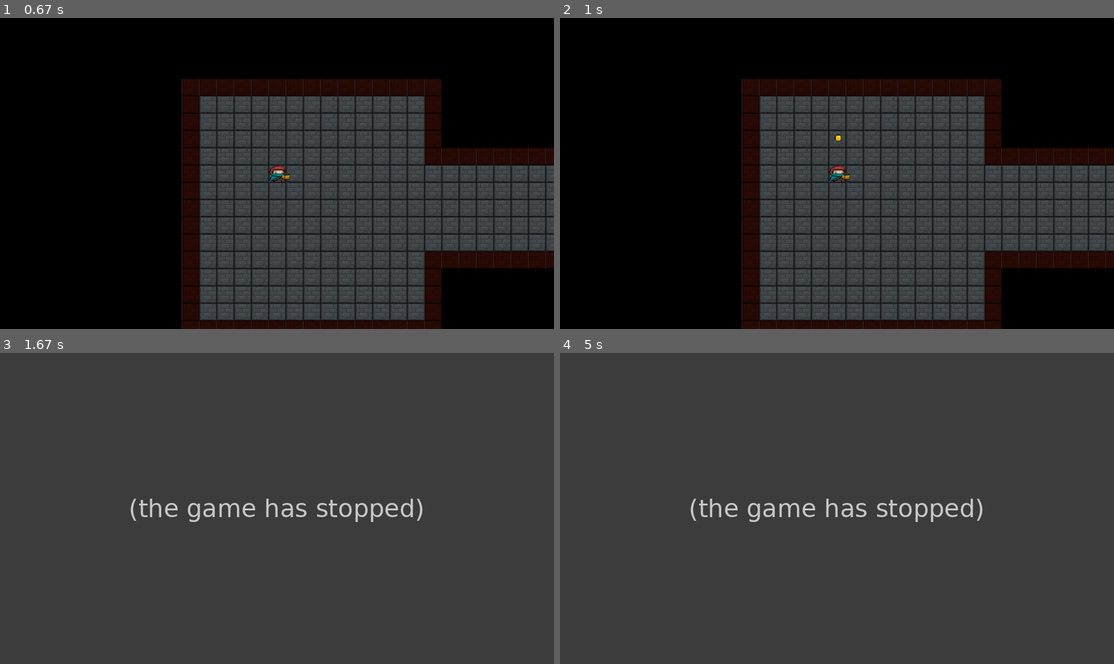
Above: before the commit, frames 1-4 (two rows, left to right).
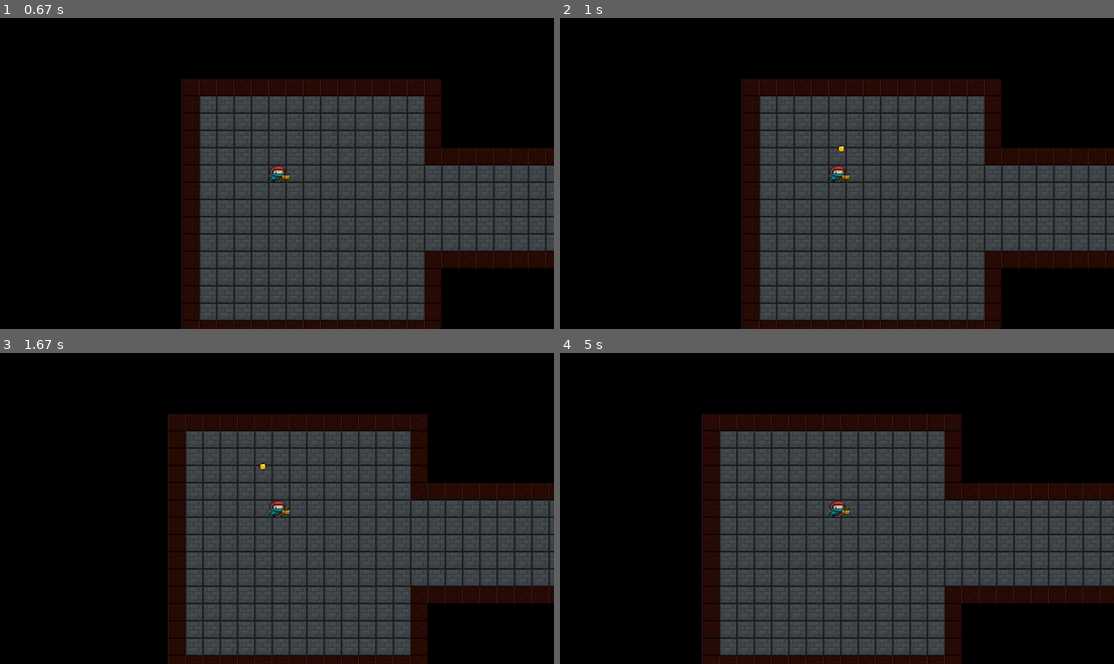
Above: after the commit, the same moments.

Repository: AmirHai/PyGameProject
Game: pygame game, started from classes/main.py
Same seed, same stepped clock (60 frames per second), same inputs: the game is played once before the commit and once after it.
Inputs (mouse positions are in pixels of both pictures, inside the frame that each line leads up to):
- Up to frame 1 (0.67 s): press the mouse at (260, 83) at 0.37 s; move the mouse to (182, 164) at 0.47 s; release the mouse at (105, 245) at 0.6 s
- Up to frame 2 (1 s): press the mouse at (820, 83) at 0.7 s; move the mouse to (931, 182) at 0.8 s; release the mouse at (1041, 282) at 0.93 s
- Up to frame 3 (1.67 s): hold Esc 1-1.47 s; hold D 1-1.47 s; move the mouse to (343, 536) at 1.03 s; press the mouse at (260, 399) at 1.53 s; move the mouse to (221, 511) at 1.63 s
- Up to frame 4 (5 s): release the mouse at (742, 626) at 1.77 s; hold R 1.83-2.3 s; hold D 1.83-2.3 s; move the mouse to (1047, 589) at 1.87 s; hold D 2.33-2.8 s; hold W 2.83-3.13 s; hold D 3.17-3.63 s; hold A 3.67-4.2 s; hold S 4.23-4.53 s; hold A 4.57-4.97 s

Frame 1 is identical in both runs. In frame 2, less than 0.1% of the frame differs, in the area x 49-52%, y 37-44%; in frame 3, 69%, in the area x 0-100%, y 0-100%; in frame 4, 68%.
Error before the commit: NameError: name 'menu_init' is not defined (GameProcess.py line 44); the game stopped at 1 s (later frames are placeholders)

Commit message:
Добавил перезарядку оружия

Diff:
--- a/classes/GameProcess.py
+++ b/classes/GameProcess.py
@@ -4,6 +4,8 @@
 from GameMap import *
 from Bullet import Bullet
 from Monster import *
+from menu import menu_init
+from random import randrange
 
 
 def gameInit(level):
@@ -16,6 +18,7 @@
     weapons = ['pistol', None]
     weapons_sprites = pygame.sprite.Group()
     weapon = Weapon(weapons_sprites, weapons[0])
+    running_time = 0
 
     running = True
     new_level = False
@@ -38,10 +41,24 @@
                 for i, key in enumerate(buttons):
                     if event.key == key:
                         allkeys[i] = False
-            if event.type == pygame.MOUSEBUTTONDOWN:
-                bullet = Bullet(bullets_sprites, event.pos, weapons[0])
             if event.type == pygame.KEYDOWN and event.key == pygame.K_ESCAPE:
-                menu_init()
+                bought_item = menu_init()
+                if bought_item:
+                    weapons[1] = bought_item
+            if event.type == pygame.KEYDOWN and event.key == pygame.K_r:
+                if weapons[1]:
+                    weapons[0], weapons[1] = weapons[1], weapons[0]
+        if pygame.mouse.get_pressed()[0]:
+            if running_time >= CUR.execute("""SELECT * FROM weapon_info WHERE name = ?""",
+                                           (weapons[0],)).fetchall()[0][5]:
+                pos = pygame.mouse.get_pos()
+                if weapons[0] != 'shotgun':
+                    bullet = Bullet(bullets_sprites, pos, weapons[0])
+                else:
+                    for i in range(8):
+                        bullet = Bullet(bullets_sprites, (pos[0] + randrange(-25, 25),
+                                                          pos[1] + randrange(-25, 25)), weapons[0])
+                running_time = 0
         PlayerSpeed = [0.0, 0.0]
         camera.update(0, 0)
 
@@ -87,6 +104,7 @@
             running = False
             new_level = False
 
+        running_time += 1
         camera.apply(gmap.allWalls)
         camera.apply(gmap.allEmpty)
         camera.apply(Monsters_sprites)
--- a/classes/menu.py
+++ b/classes/menu.py
@@ -25,17 +25,18 @@
     exit_sprite.rect = exit_sprite.image.get_rect()
     exit_sprite.rect.x = 450
     exit_sprite.rect.y = 600
+    weapon = None
     while True:
         for event in pygame.event.get():
             if event.type == pygame.QUIT:
                 terminate()
             if event.type == pygame.KEYDOWN and event.key == pygame.K_ESCAPE:
-                return
+                return weapon
             if event.type == pygame.MOUSEBUTTONDOWN:
                 if play_sprite.rect.collidepoint(event.pos):
-                    return
+                    return weapon
                 if store_sprite.rect.collidepoint(event.pos):
-                    store()
+                    weapon = store()
                 if settings_sprite.rect.collidepoint(event.pos):
                     pass
                 if exit_sprite.rect.collidepoint(event.pos):
Binary file changed: classes/game_info.sqlite
